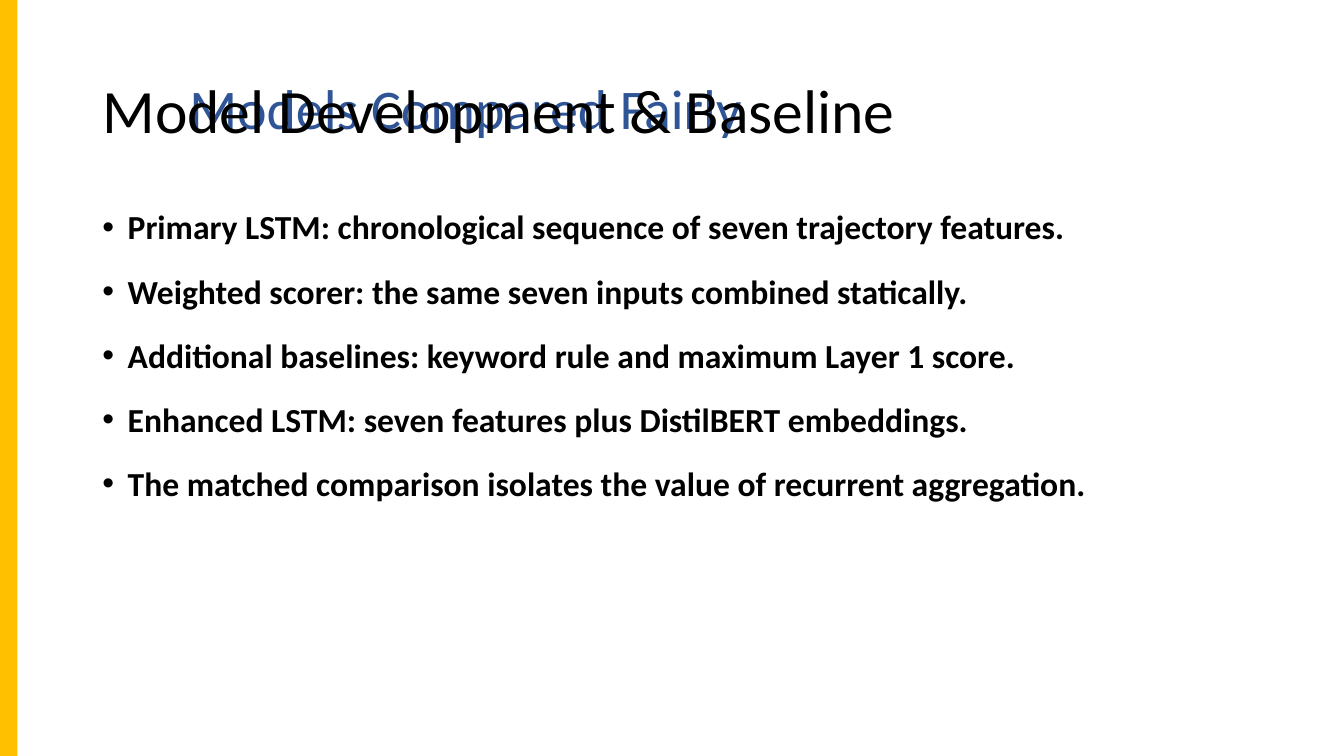
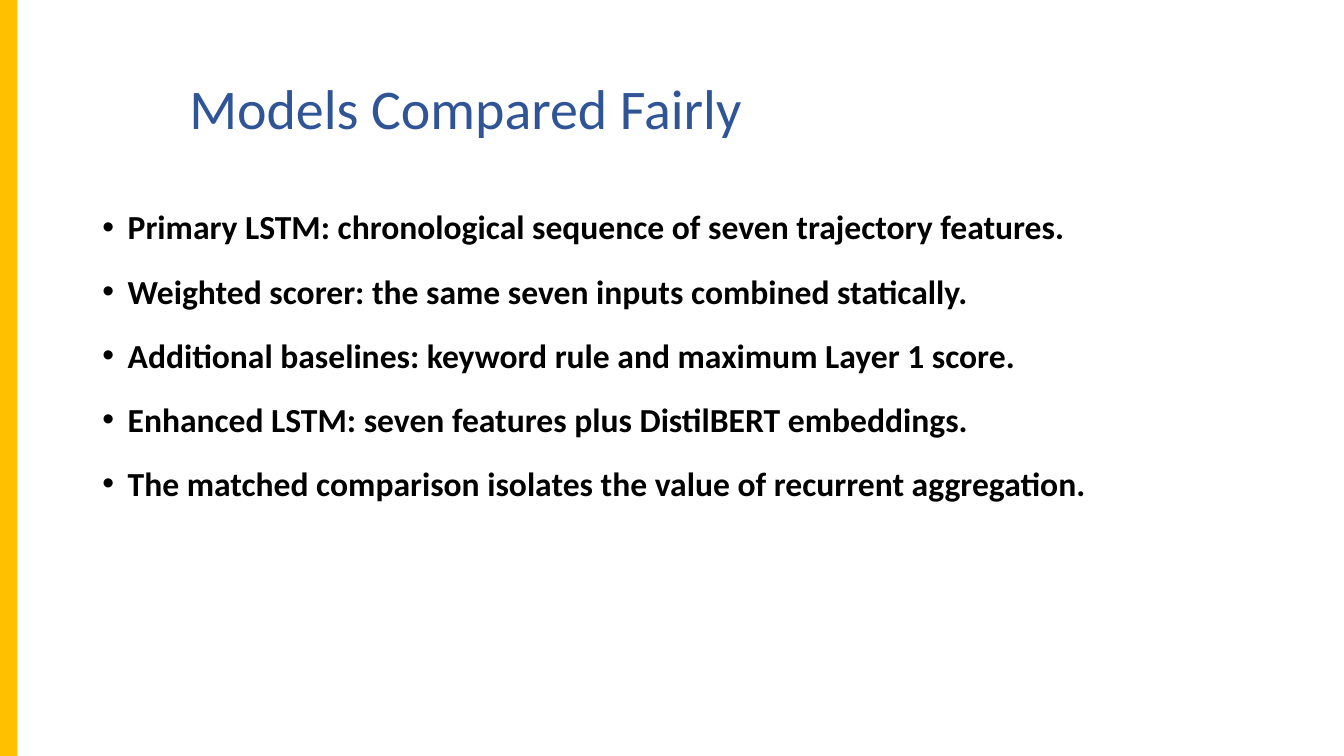
Before and after one commit to apcjomaala1/THESIS, a slide deck: slide 17 of WASD - Thesis 2 - final revised.pptx. Drawn at 1344x756 pixels with LibreOffice and Linux fonts; fonts in the diff are those of the drawing; background and template pictures are left out. Boxes give left, top, right and bottom in pixels: in the first picture for what was removed or moved away, otherwise in the second. Text is boxed around its words. In the diff, an @@ line names an element or a change of style, - is before the commit and + after.

```diff
--- a/WASD - Thesis 2 - final revised.pptx
+++ b/WASD - Thesis 2 - final revised.pptx
@@ title removed at (102, 90, 895, 143) @@
-Model Development & Baseline
```
Also in this commit, not shown: 15 other slides changed, 5 slides removed, 14 other files.
